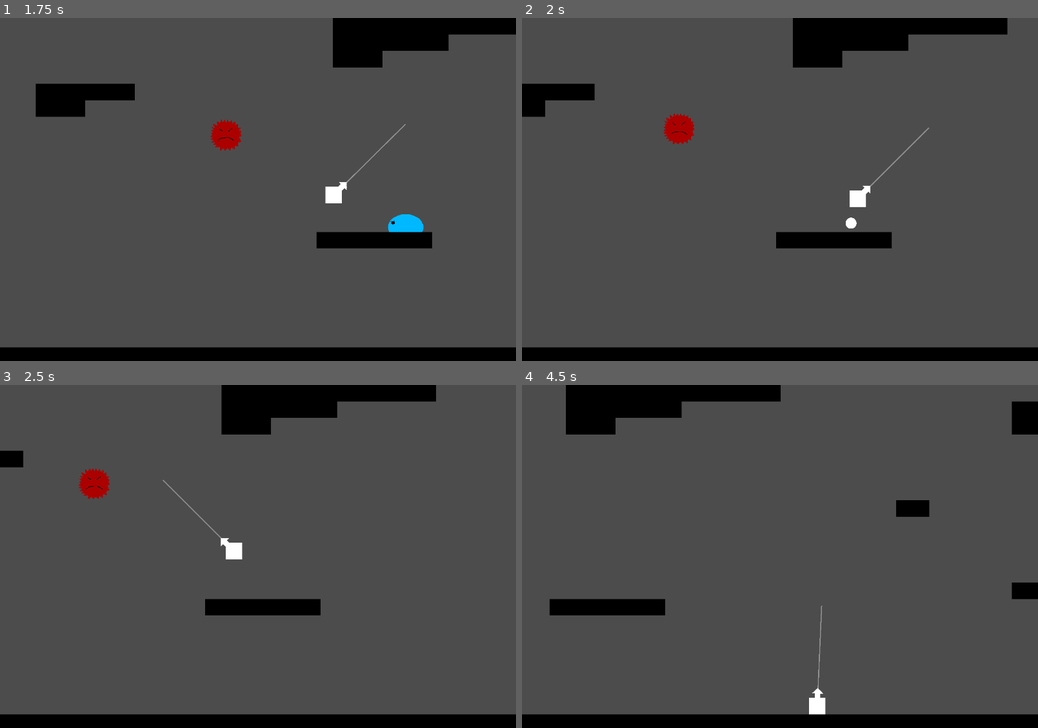
Above: before the commit, frames 1-4 (two rows, left to right).
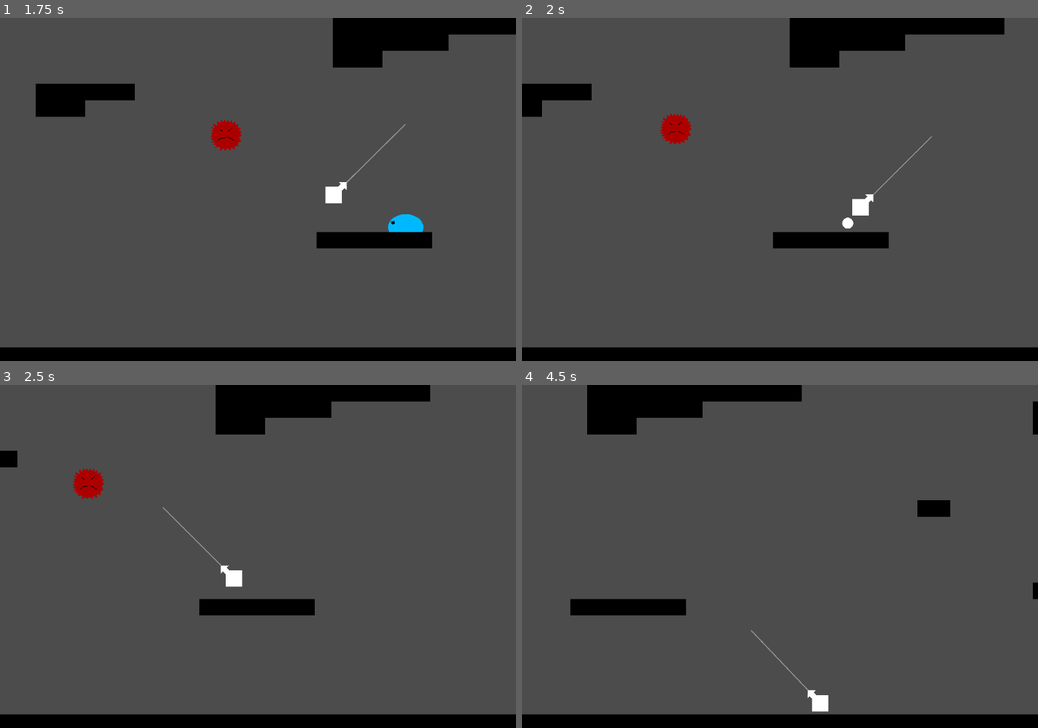
Above: after the commit, the same moments.

Repository: cjsweeten101/dws
Game: Godot game, scene res://Levels/TestingLevel.tscn
Two runs of this game, one before a commit and one after it. Both use one fixed random seed, a clock stepped at 60 frames per second and the inputs below.
Inputs:
- Up to frame 1 (1.75 s): tap Enter (action) at 0.5, 0.6, 1.35 s; hold D (right) from 0.53 s (still down)
- Up to frame 2 (2 s): keep holding D (right)
- Up to frame 3 (2.5 s): release D (right) at 2.03 s; hold A (left) from 2.03 s (still down); tap Enter (action) at 2.1 s
- Up to frame 4 (4.5 s): release A (left) at 2.78 s; hold D (right) 2.78-4.28 s; tap Enter (action) at 2.85, 3.6, 4.35 s; hold A (left) from 4.28 s (still down)

Frame 1 is identical in both runs. In frame 2, 0.8% of the frame differs, in the area x 3-95%, y 0-68%; in frame 3, 1.2%; in frame 4, 2.8%, in the area x 5-99%, y 0-97%.

Commit message:
slash boost tweaks

Diff:
--- a/Player/Player.gd
+++ b/Player/Player.gd
@@ -190,8 +190,8 @@
 	body.hit()
 	if current_speed.y > 0:
 		current_speed.y = 0
-	current_speed.y -= 1000
-	current_speed.x *= 2
+	current_speed.y -= 700
+	current_speed.x *= 3.5
 
 func is_grappled():
 	return grappled
--- a/Player/Player.tscn
+++ b/Player/Player.tscn
@@ -74,7 +74,7 @@
 
 [node name="EdgeRay1" type="RayCast2D" parent="GrappleCast" index="2"]
 
-position = Vector2( 12, 0 )
+position = Vector2( 50, 0 )
 enabled = true
 exclude_parent = true
 cast_to = Vector2( 0, 1000 )
@@ -83,7 +83,7 @@
 
 [node name="EdgeRay2" type="RayCast2D" parent="GrappleCast" index="3"]
 
-position = Vector2( -12, 0 )
+position = Vector2( -50, 0 )
 enabled = true
 exclude_parent = true
 cast_to = Vector2( 0, 1000 )
